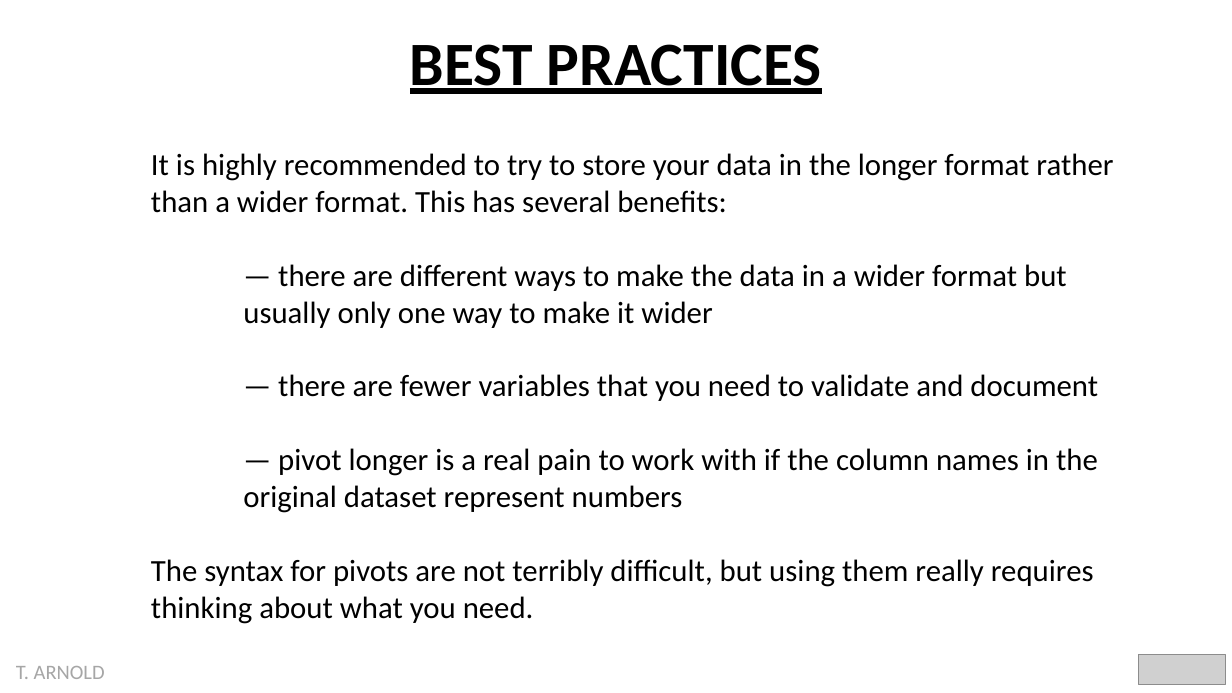
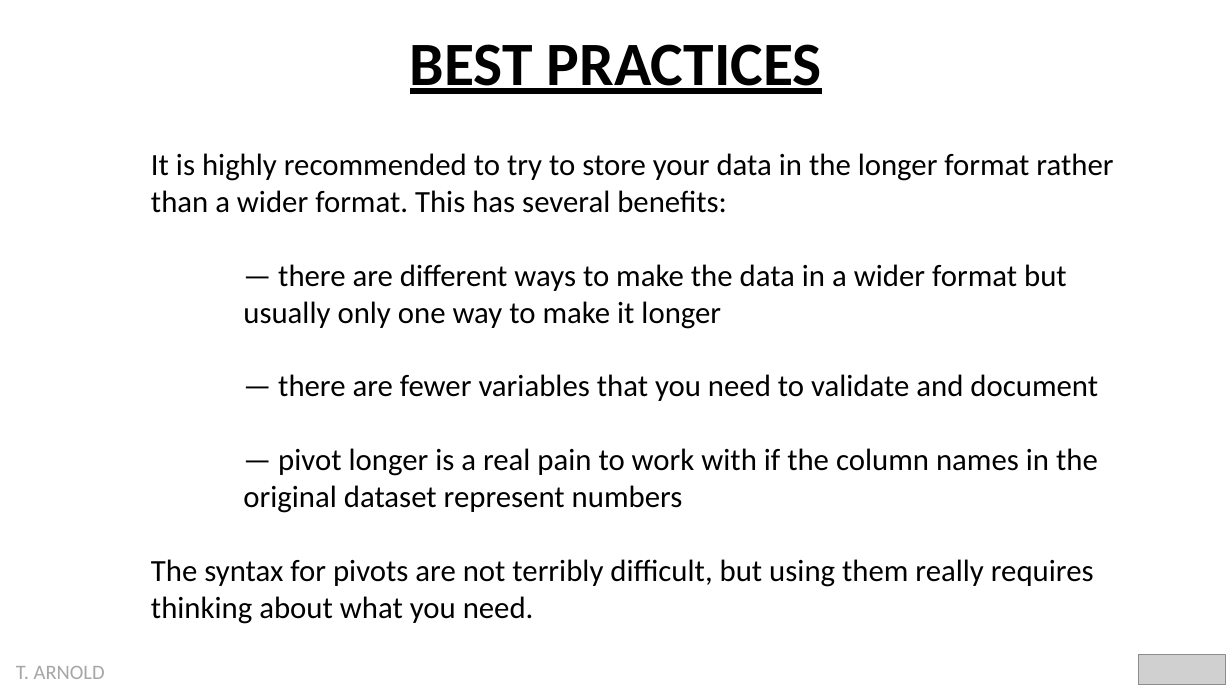
Before and after one commit to statsmaths/dsst289-f21, a slide deck: slide 5 of pslides/pivot.pptx. Drawn at 1232x693 pixels with LibreOffice and Linux fonts; fonts in the diff are those of the drawing; grey boxes stand for pictures. Boxes give left, top, right and bottom in pixels: in the first picture for what was removed or moved away, otherwise in the second. Text is boxed around its words. In the diff, an @@ line names an element or a change of style, - is before the commit and + after.

```diff
--- a/pslides/pivot.pptx
+++ b/pslides/pivot.pptx
@@ text at [243,301,721,329]: text changed @@
-usually only one way to make it wider
+usually only one way to make it longer
```
Also in this commit, not shown: 1 other slide changed, 2 other files.
